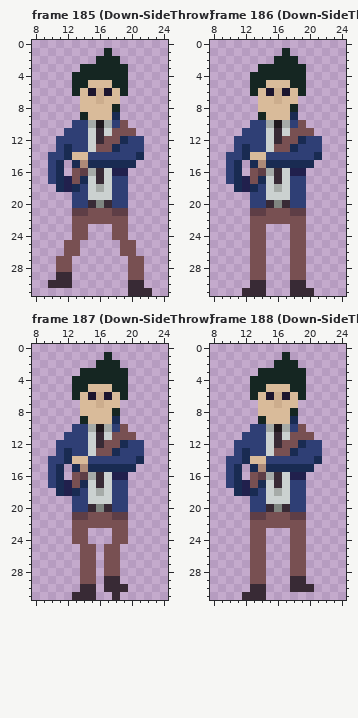
One commit to this pixel-art file: assets_builders/Art/Teo.aseprite. The picture above is the old version.
32x32 pixels, 283 frames. Shown: frame 185 (Down-SideThrow): x 8..24, y 0..31; frame 186 (Down-SideThrow): x 8..24, y 0..31; frame 187 (Down-SideThrow): x 8..24, y 0..31; frame 188 (Down-SideThrow): x 8..24, y 0..31. The commit also changed other frames, which this record leaves out.
The same view after the edit:
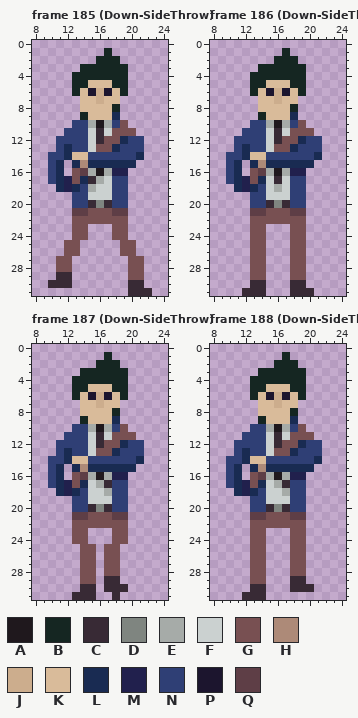
Palette (. is transparent): A #1f181d  B #152622  C #382a35  D #7f8580  E #a6aba8  F #cbd1d0  G #785052  H #ad8a78  J #ccad8d  K #d9bb9a  L #192b52  M #21204d  N #2f3f75  P #1c152e  Q #5e3e46
Commit message: Added detail to aiming animations.
From old to new:
Changed rows in their new state; - is an unchanged pixel.
Frame 185 (Down-SideThrow):
first column x 15:
16 -AE
17 CE-
18 EF-
Frame 186 (Down-SideThrow):
first column x 16:
16 AE
Frame 187 (Down-SideThrow):
first column x 16:
16 AE
17 EC
18 FE
Frame 188 (Down-SideThrow): the same change as frame 187 (Down-SideThrow)
